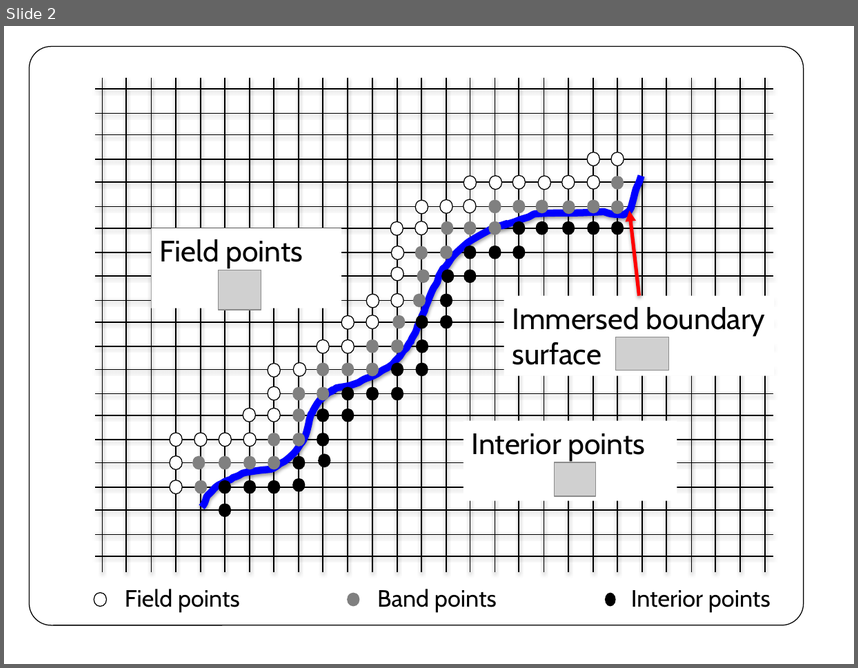
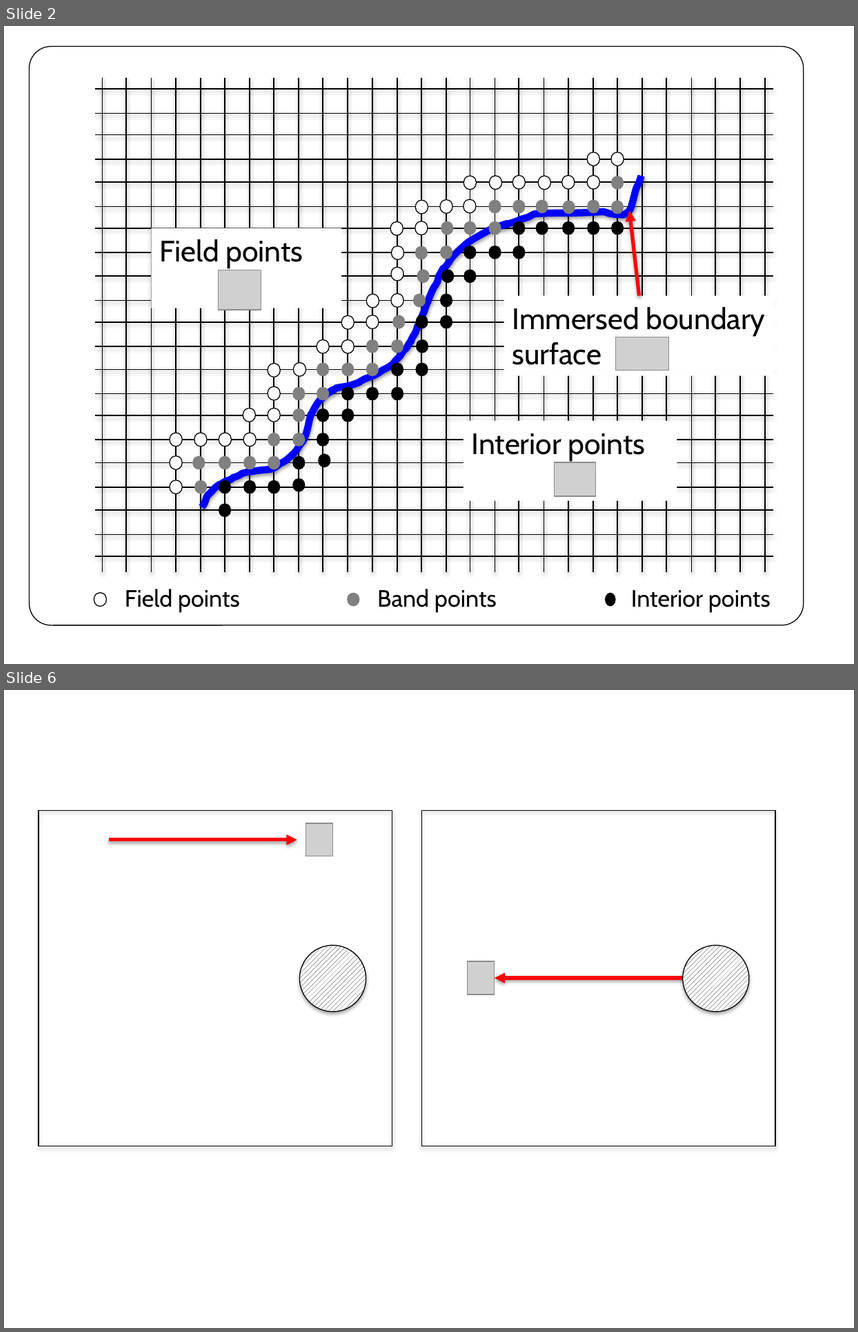
Before and after one commit to kastermight/comps, a slide deck: fig/model.pptx. Shown one above the other, each under a label of ours: slide 2 before the commit, slides 2 and 6 after it; the slides between them are not shown. The pictures are 858x668 and 858x1332 pixels, drawn with LibreOffice and Linux fonts; fonts in the diff are those of the drawing; grey boxes stand for pictures. Boxes give left, top, right and bottom in pixels: in the first picture for what was removed or moved away, otherwise in the second. Text is boxed around its words. In the diff, an @@ line names an element or a change of style, - is before the commit and + after.

```diff
--- a/fig/model.pptx
+++ b/fig/model.pptx
@@ slide 6 added at box(4, 690, 854, 1328), background #FFFFFF @@
@@ rectangle added at box(39, 811, 392, 1147), outline #000000 0.75 pt @@
@@ rectangle added at box(421, 811, 775, 1147), outline #000000 0.75 pt @@
@@ picture added at box(306, 823, 333, 856) @@
@@ arrow added from (109, 840) to (297, 840), #FF0000 3 pt @@
@@ ellipse added at box(300, 945, 366, 1012), fill pattern #000000 on #FFFFFF, outline #000000 0.75 pt @@
@@ ellipse added at box(682, 945, 749, 1012), fill pattern #000000 on #FFFFFF, outline #000000 0.75 pt @@
@@ picture added at box(467, 961, 495, 994) @@
@@ arrow added from (682, 978) to (495, 978), #FF0000 3 pt @@
```
Also in this commit, not shown: 3 other slides added, 33 other files.
